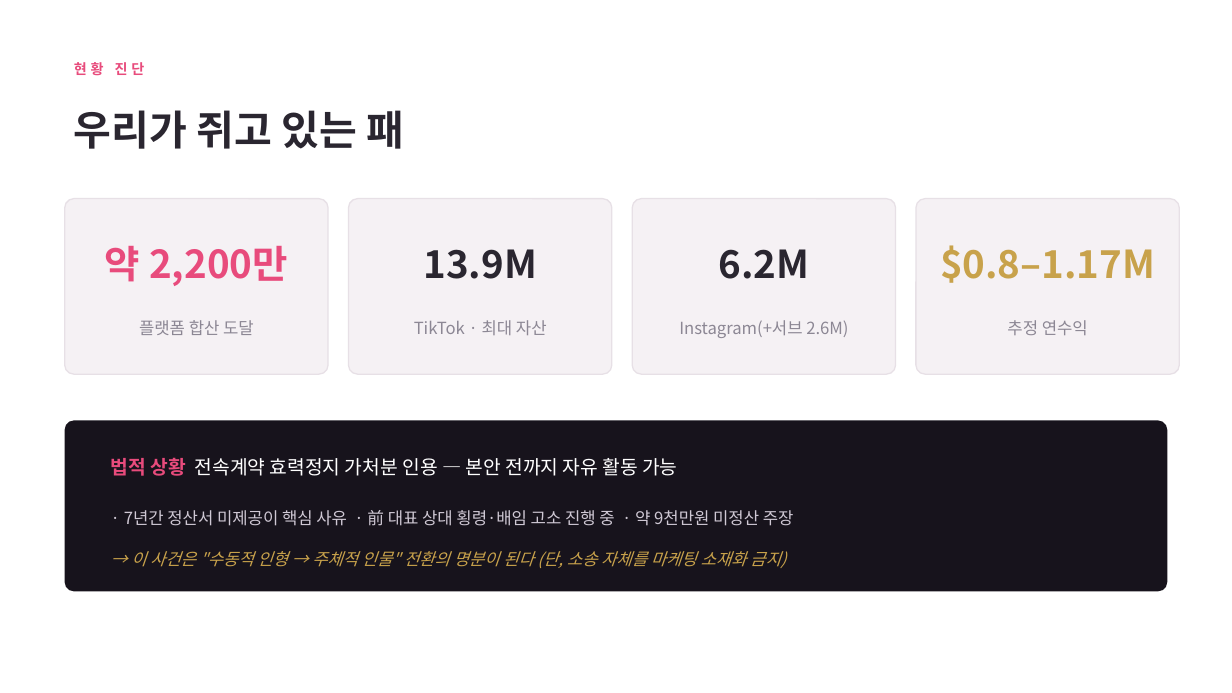
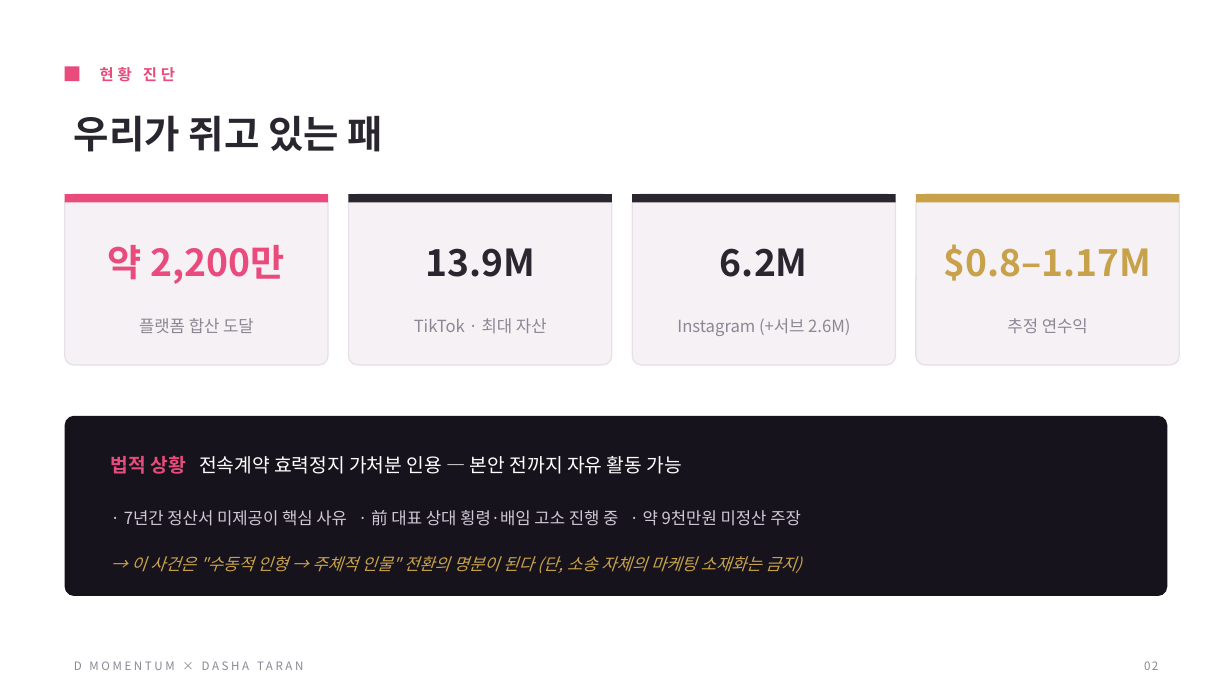
Before and after one commit to gimyedalm-collab/todo-list, a slide deck: slide 2 of dasha-momentum/다샤타란_D모멘텀_마케팅전략.pptx. Drawn at 1232x693 pixels with LibreOffice and Linux fonts; fonts in the diff are those of the drawing. Boxes give left, top, right and bottom in pixels: in the first picture for what was removed or moved away, otherwise in the second. Text is boxed around its words. In the diff, an @@ line names an element or a change of style, - is before the commit and + after.

```diff
--- a/dasha-momentum/다샤타란_D모멘텀_마케팅전략.pptx
+++ b/dasha-momentum/다샤타란_D모멘텀_마케팅전략.pptx
@@ text "현황 진단": place and size @@
-text "현황 진단" at <box>74,62,145,76</box>
+text "현황 진단" at <box>100,67,175,82</box>
@@ text "현황 진단" at <box>100,67,175,82</box>: size 11 to 12 pt @@
@@ rectangle added at <box>65,67,79,81</box>, fill #E84B7C @@
@@ text "우리가 쥐고 있는 패" at <box>74,115,383,152</box>: size 32 to 30 pt @@
@@ rounded rectangle: place and size @@
-rounded rectangle at <box>348,199,612,374</box>
+rounded rectangle at <box>65,194,328,365</box>
@@ rectangle added at <box>65,194,328,202</box>, fill #E84B7C @@
@@ proportions changed in 5 elements at <box>65,194,328,365</box>, <box>65,416,1167,596</box>, <box>632,194,896,365</box>, <box>916,194,1179,365</box>, <box>348,194,612,365</box> @@
@@ rounded rectangle: place and size @@
-rounded rectangle at <box>65,199,328,374</box>
+rounded rectangle at <box>348,194,612,365</box>
@@ rectangle added at <box>348,194,612,202</box>, fill #2A2630 @@
@@ rounded rectangle: place and size @@
-rounded rectangle at <box>632,199,896,374</box>
+rounded rectangle at <box>632,194,896,365</box>
@@ rectangle added at <box>632,194,896,202</box>, fill #2A2630 @@
@@ rounded rectangle: place and size @@
-rounded rectangle at <box>916,199,1179,374</box>
+rounded rectangle at <box>916,194,1179,365</box>
@@ rectangle added at <box>916,194,1179,202</box>, fill #C8A24B @@
@@ size 30 to 29 pt in 4 elements at <box>108,245,285,284</box>, <box>425,248,535,277</box>, <box>720,248,808,277</box>, <box>943,244,1151,281</box> @@
@@ text at <box>677,318,850,336</box>: spaces changed @@
-Instagram(+서브 2.6M)
+Instagram (+서브 2.6M)
@@ rounded rectangle: place and size @@
-rounded rectangle at <box>65,421,1167,592</box>
+rounded rectangle at <box>65,416,1167,596</box>
@@ text "법적 상황 전속계약 효력정지 가처분 ..." rewrapped from <box>111,457,677,476</box> to <box>111,455,682,474</box> @@
@@ text "· 7년간 정산서 미제공이 핵심 ..." rewrapped from <box>124,510,794,526</box> to <box>124,510,801,526</box> @@
@@ text at <box>131,556,802,573</box>: text changed @@
-→ 이 사건은 "수동적 인형 → 주체적 인물" 전환의 명분이 된다 (단, 소송 자체를 마케팅 소재화 금지)
+→ 이 사건은 "수동적 인형 → 주체적 인물" 전환의 명분이 된다 (단, 소송 자체의 마케팅 소재화는 금지)
@@ text added at <box>74,661,303,670</box>, 9 pt, text #8C8794 @@
+D MOMENTUM × DASHA TARAN
@@ text added at <box>1144,661,1158,670</box>, 9 pt, text #8C8794 @@
+02
```
Also in this commit, not shown: 7 other slides changed, 9 slides added, 1 slide removed, 1 other file.
